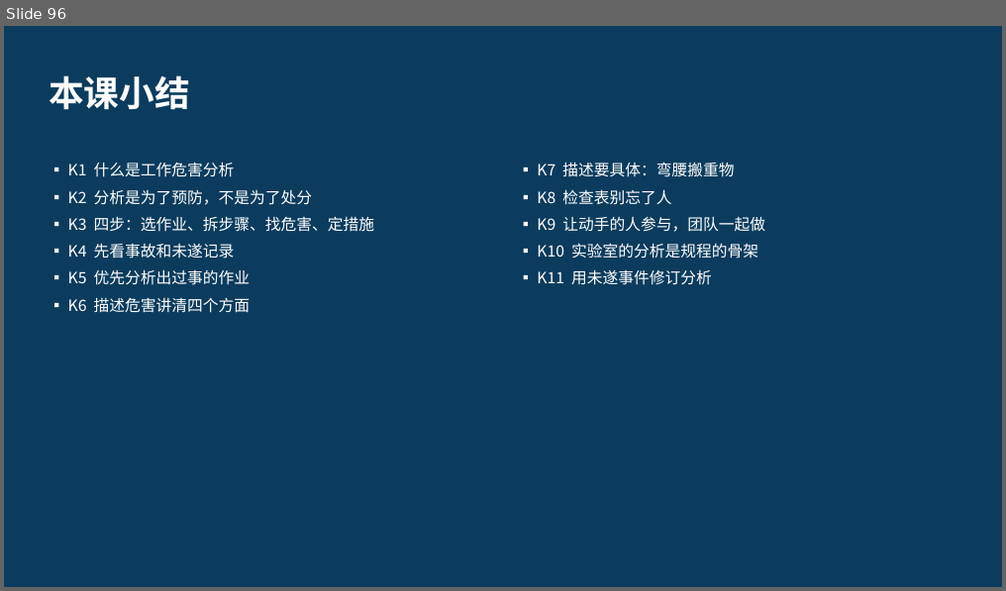
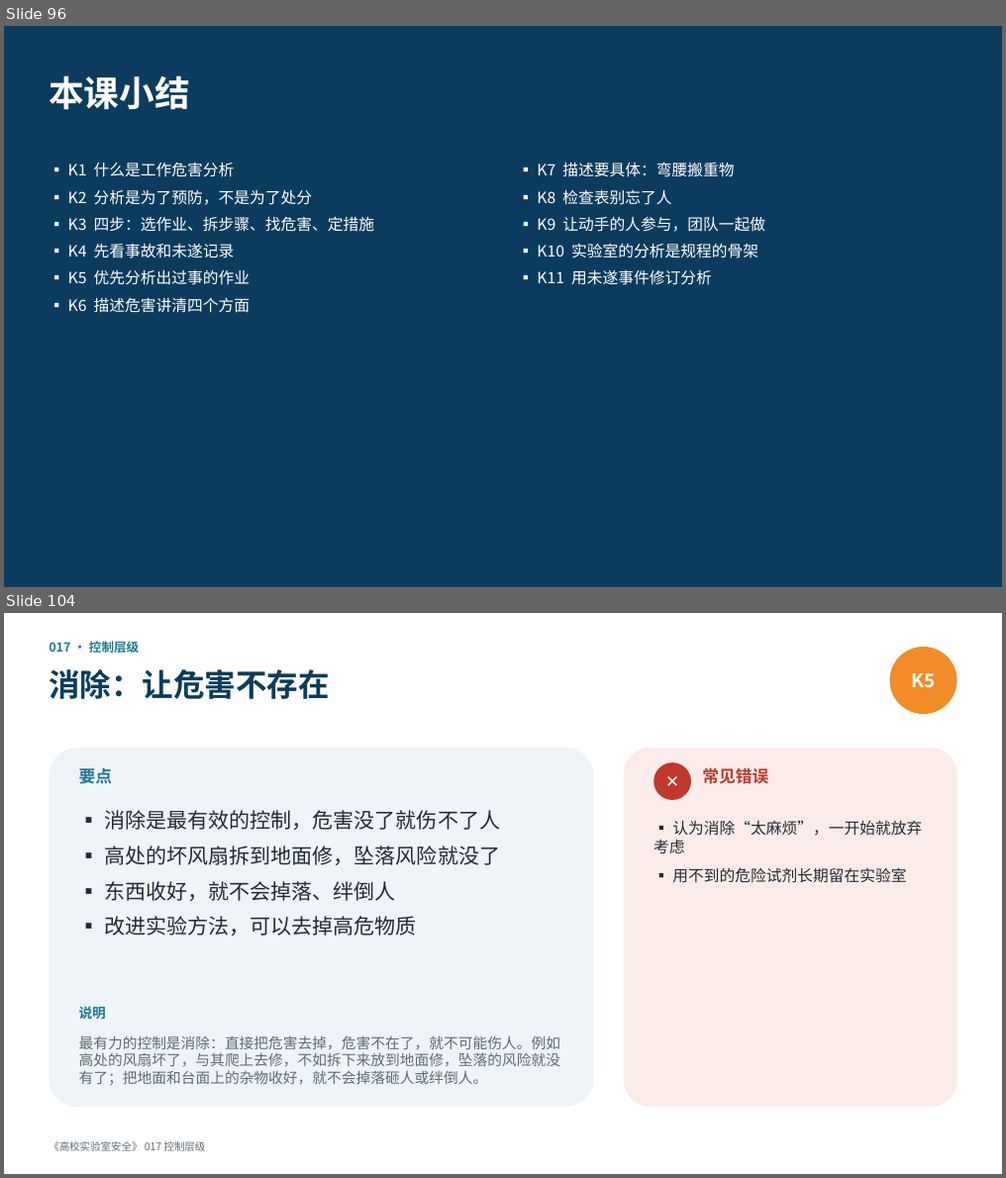
Before and after one commit to hanrongwx-max/videoyoutubo, a slide deck: course/高校实验室安全/课件/第2章_危险源辨识与风险评估.pptx. Shown one above the other, each under a label of ours: slide 96 before the commit, slides 96 and 104 after it; the slides between them are not shown. The pictures are 1006x591 and 1006x1178 pixels, drawn with LibreOffice and Linux fonts; fonts in the diff are those of the drawing. Boxes give left, top, right and bottom in pixels: in the first picture for what was removed or moved away, otherwise in the second. Text is boxed around its words. In the diff, an @@ line names an element or a change of style, - is before the commit and + after.

```diff
--- a/course/高校实验室安全/课件/第2章_危险源辨识与风险评估.pptx
+++ b/course/高校实验室安全/课件/第2章_危险源辨识与风险评估.pptx
@@ slide 104 added at (4, 613, 1002, 1174), background #FFFFFF @@
@@ text added at (49, 638, 139, 655), 12 pt, text #1D7A8C, bold @@
+017 · 控制层级
@@ text added at (49, 669, 329, 699), 30 pt, text #0B3C5D, bold @@
+消除：让危害不存在
@@ ellipse added at (890, 647, 957, 714), fill #F28C28, 18 pt, text #FFFFFF, bold @@
+K5
@@ rounded rectangle added at (49, 748, 594, 1107), fill #EEF4F7 @@
@@ rounded rectangle added at (624, 748, 957, 1107), fill #FBECEA @@
@@ text added at (79, 768, 113, 784), 16 pt, text #1D7A8C, bold @@
+要点
@@ ellipse added at (653, 762, 691, 800), fill #C0392B, 16 pt, text #FFFFFF, bold @@
+✕
@@ text added at (702, 768, 768, 784), 16 pt, text #C0392B, bold @@
+常见错误
@@ text added at (104, 810, 500, 936), 20 pt, text #222B33 @@
+▪ 消除是最有效的控制，危害没了就伤不了人
+▪ 高处的坏风扇拆到地面修，坠落风险就没了
+▪ 东西收好，就不会掉落、绊倒人
+▪ 改进实验方法，可以去掉高危物质
@@ text added at (653, 820, 922, 883), 15 pt, text #222B33 @@
+▪ 认为消除“太麻烦”，一开始就放弃考虑
+▪ 用不到的危险试剂长期留在实验室
@@ text added at (79, 1007, 106, 1019), 13 pt, text #1D7A8C, bold @@
+说明
@@ text added at (79, 1036, 560, 1085), 14 pt, text #5F6B75 @@
+最有力的控制是消除：直接把危害去掉，危害不在了，就不可能伤人。例如高处的风扇坏了，与其爬上去修，不如拆下来放到地面修，坠落的风险就没有了；把地面和台面上的杂物收好，就不会掉落砸人或绊倒人。
@@ text added at (49, 1142, 206, 1152), 10 pt, text #5F6B75 @@
+《高校实验室安全》 017 控制层级
```
Also in this commit, not shown: 22 other slides added, 3 other files.
